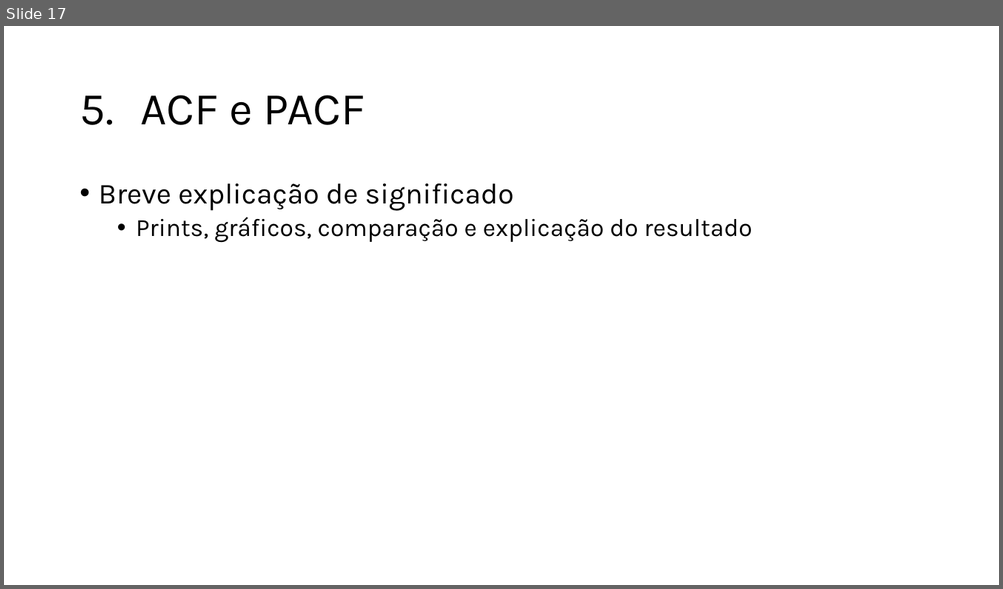
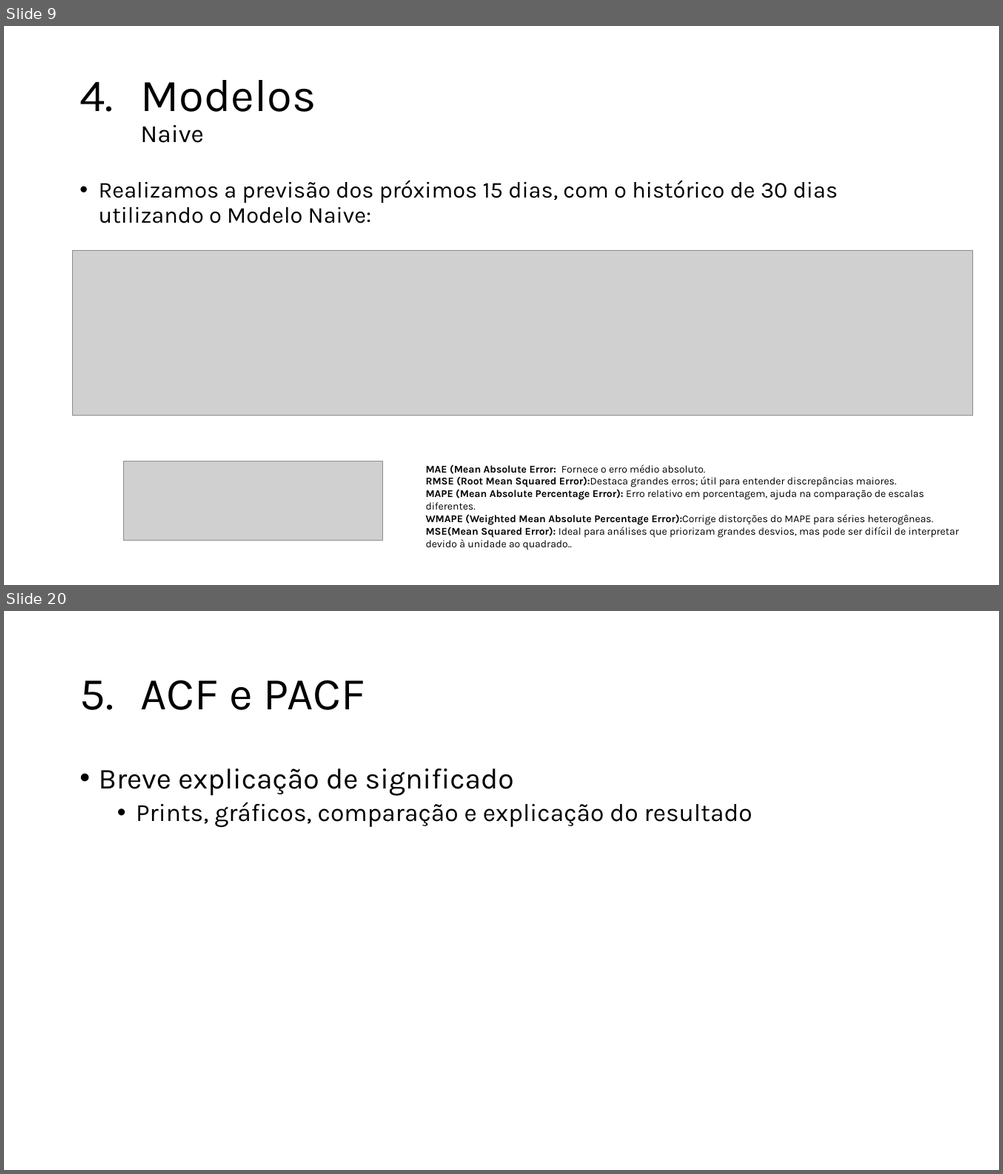
Before and after one commit to jdlmauricio/techalleg_fase_2, a slide deck: Tech Challenge 2.pptx. Shown one above the other, each under a label of ours: slide 17 before the commit, slides 9 and 20 after it; the slides between them are not shown. The pictures are 1003x589 and 1003x1174 pixels, drawn with LibreOffice and Linux fonts; fonts in the diff are those of the drawing; grey boxes stand for pictures; background and template pictures are left out. Boxes give left, top, right and bottom in pixels: in the first picture for what was removed or moved away, otherwise in the second. Text is boxed around its words. In the diff, an @@ line names an element or a change of style, - is before the commit and + after.

```diff
--- a/Tech Challenge 2.pptx
+++ b/Tech Challenge 2.pptx
@@ slide 9 added at (4,26,999,585), background picture (left out) @@
@@ title added at (140,80,316,143), 44 pt, text #000000 @@
+4. Modelos
+   Naive
@@ text added at (99,180,837,224), 22 pt, text #000000 @@
+• Realizamos a previsão dos próximos 15 dias, com o histórico de 30 dias utilizando o Modelo Naive:
@@ picture added at (73,250,973,415) @@
@@ picture added at (123,462,382,541) @@
@@ text added at (426,465,958,551), 10 pt, text #000000 @@
+MAE (Mean Absolute Error: Fornece o erro médio absoluto.
+RMSE (Root Mean Squared Error):Destaca grandes erros; útil para entender discrepâncias maiores.
+MAPE (Mean Absolute Percentage Error): Erro relativo em porcentagem, ajuda na comparação de escalas diferentes.
+WMAPE (Weighted Mean Absolute Percentage Error):Corrige distorções do MAPE para séries heterogêneas.
+MSE(Mean Squared Error): Ideal para análises que priorizam grandes desvios, mas pode ser difícil de interpretar devido à unidade ao quadrado..
@@ what was slide 17 is now slide 20 @@
```
Also in this commit, not shown: 5 slides changed, 13 other slides added, 11 slides removed.
